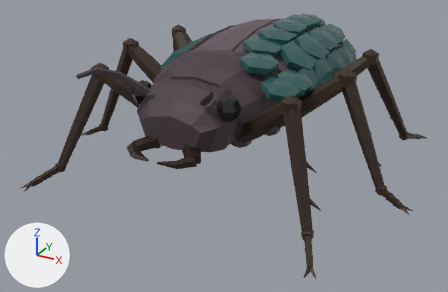
The glTF model Модели/Жуки/evolver.glb as it was, and as the next commit left it.
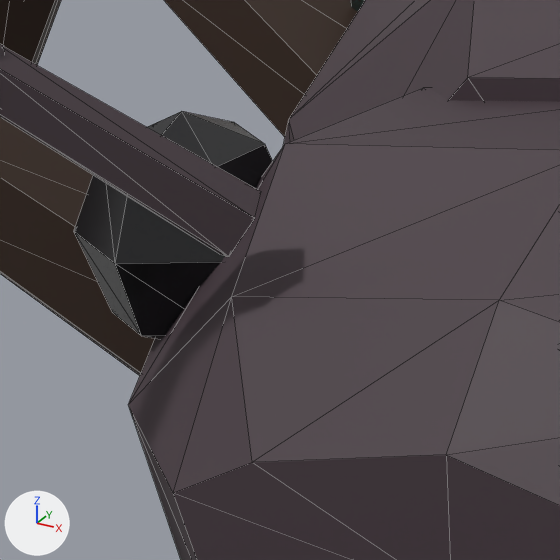
The first picture shows the older version from a 50 mm lens placed at (2.39, -4.55, 2.4), pointed at (-0.07, -0.08, 0.17). The close-ups show the older and then the newer version on the part from 28% to 41% of the width and 23% to 44% of the height of that picture. Only the edits that show in the close-ups are written down. The axes (+X, +Y, +Z) are drawn at lower left. The lights are the same throughout. The close-ups show mesh edges as thin lines. Where no turn or scale is listed for an object, it has been applied to the vertices. Vertices at exactly the same position are counted once.

Objects in the first close-up: 'AntSeg1003', 'EyeRight001', 'Femur001', 'Femur003', 'HeadBase001', 'ThoraxCore', 'Tibia003' and 2 more.
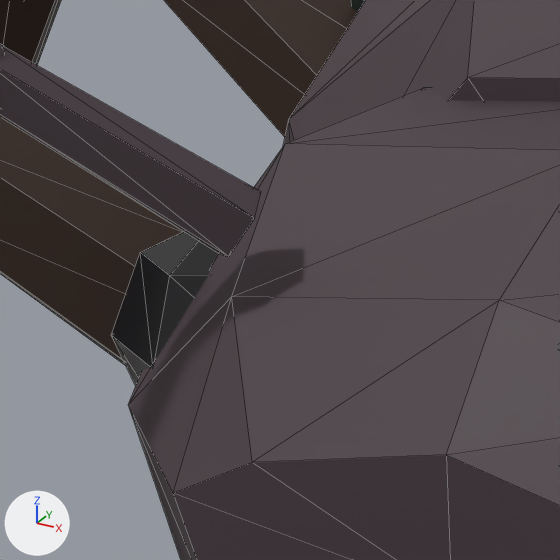
Changed parts and their boxes (x1, y1, x2, y2) in the close-ups (560 x 560 px):
'EyeRight001', moved
    before: (74, 111, 273, 339)
    after: (112, 232, 218, 386)

The change, as a diff of the scene's bpy script:
```diff
--- a/Модели/Жуки/evolver.glb.py
+++ b/Модели/Жуки/evolver.glb.py
@@ me_eyeright001 @@
 # used by ob_eyeright001; location = (0.0, 0.0, 0.0)
-me_eyeright001.from_pydata(...)  # 20 vertices, 36 faces; spans x -0.458..-0.302, y -0.92..-0.72, z 0.74..0.94
+me_eyeright001.from_pydata(...)  # 20 vertices, 36 faces; spans x -0.426..-0.27, y -0.92..-0.72, z 0.656..0.856
+# me_eyeright001 part 1: the whole mesh is moved by (0.032, 0.0, -0.084)
 me_eyeright001.materials.append(mat_evo_eye)
```
